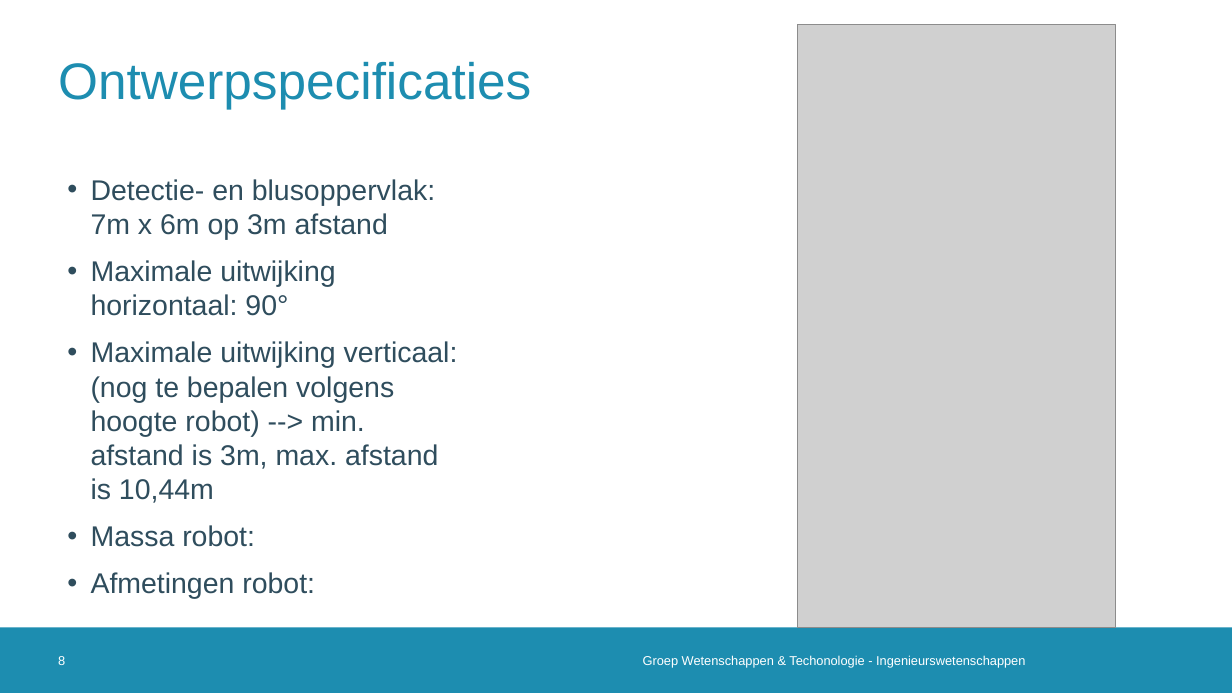
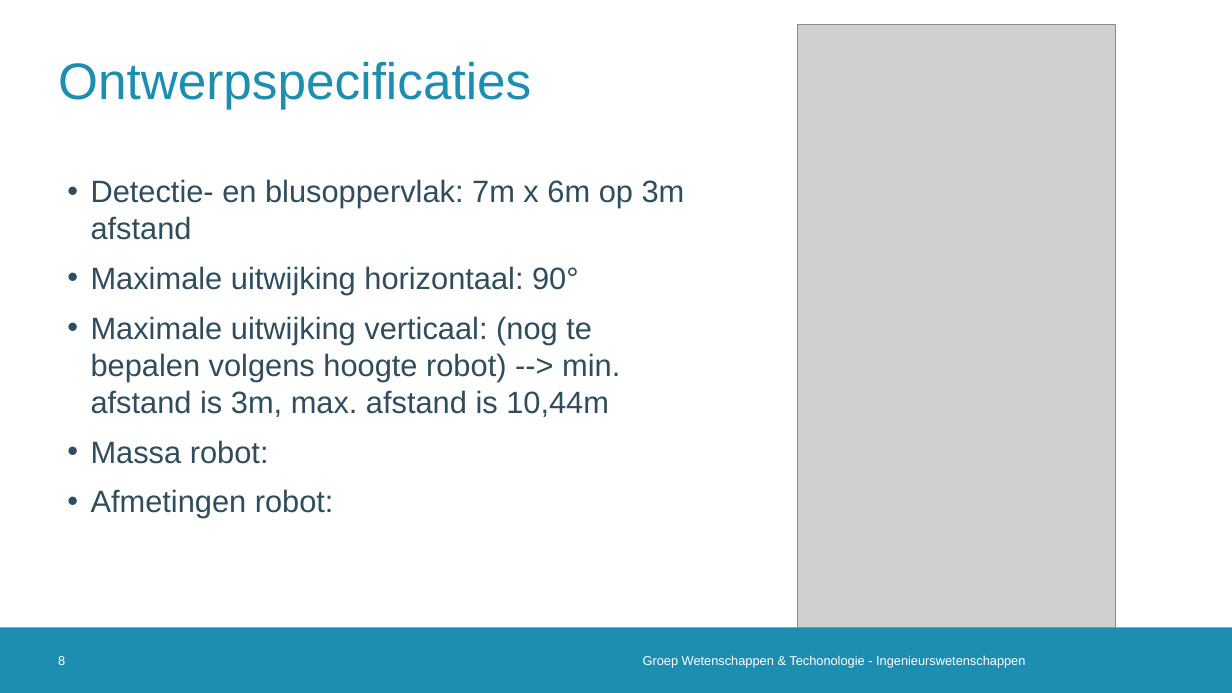
Before and after one commit to 2023-2022-KULAK-IW/2022_2023_Probleemoplossen_en_Ontwerpen_2, a slide deck: slide 8 of Tussentijdse Presentatie .pptx. Drawn at 1232x693 pixels with LibreOffice and Linux fonts; fonts in the diff are those of the drawing; grey boxes stand for pictures; background and template pictures are left out. Boxes give left, top, right and bottom in pixels: in the first picture for what was removed or moved away, otherwise in the second. Text is boxed around its words. In the diff, an @@ line names an element or a change of style, - is before the commit and + after.

```diff
--- a/Tussentijdse Presentatie .pptx
+++ b/Tussentijdse Presentatie .pptx
@@ text "Detectie- en blusoppervlak: 7m x ..." at box(91, 179, 685, 518): size 22.2 to 24 pt @@
```
Also in this commit, not shown: 11 other slides changed, 2 other files.
